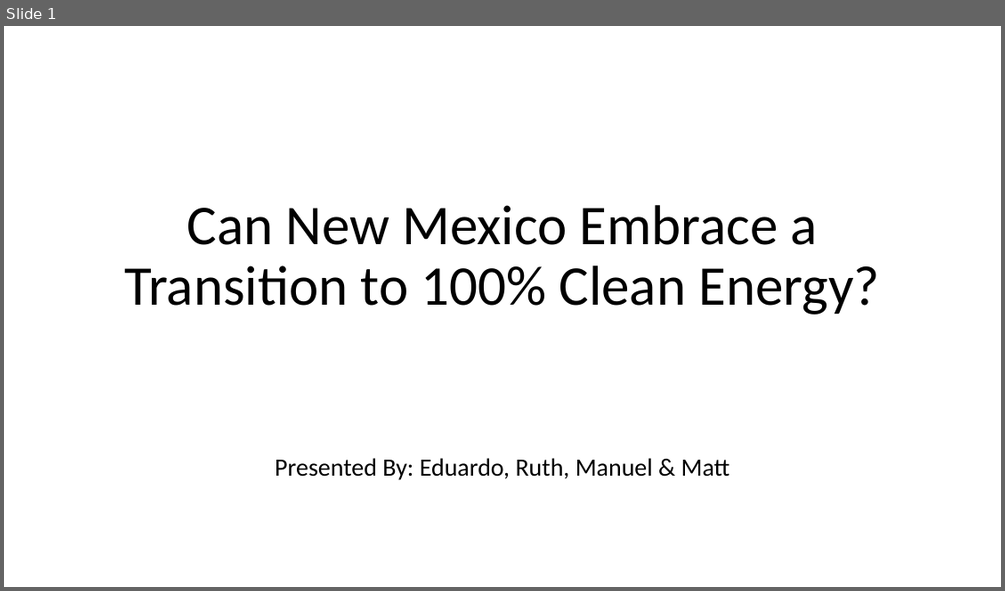
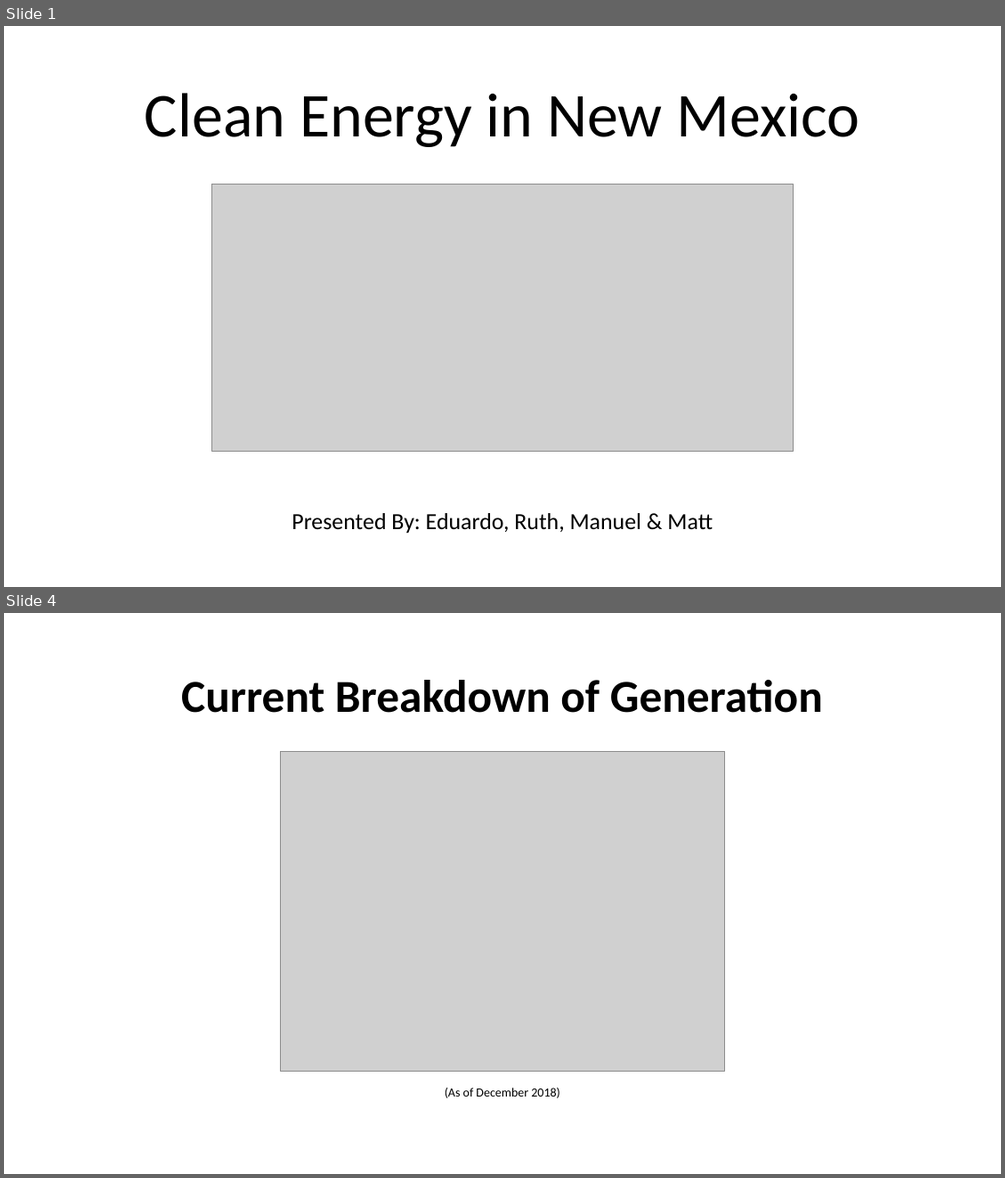
Before and after one commit to MTRaley52/Project_1, a slide deck: PowerPoint_Project1.pptx. Shown one above the other, each under a label of ours: slide 1 before the commit, slides 1 and 4 after it; the slides between them are not shown. The pictures are 1005x591 and 1005x1178 pixels, drawn with LibreOffice and Linux fonts; fonts in the diff are those of the drawing; grey boxes stand for pictures. Boxes give left, top, right and bottom in pixels: in the first picture for what was removed or moved away, otherwise in the second. Text is boxed around its words. In the diff, an @@ line names an element or a change of style, - is before the commit and + after.

```diff
--- a/PowerPoint_Project1.pptx
+++ b/PowerPoint_Project1.pptx
@@ slide 4 added at (4, 613, 1001, 1174), background #FFFFFF @@
@@ title added at (181, 680, 823, 713), 44 pt, text #000000, bold @@
+Current Breakdown of Generation
@@ picture added at (280, 751, 725, 1070) @@
@@ text added at (445, 1087, 560, 1098), 12 pt, text #000000 @@
+(As of December 2018)
@@ slide 1 changed as well @@
@@ title at (145, 93, 860, 147): text changed; size 54 to 60 pt @@
-Can New Mexico Embrace a Transition to 100% Clean Energy?
+Clean Energy in New Mexico
@@ picture added at (212, 184, 793, 451) @@
@@ subtitle "Presented By: Eduardo, Ruth, Manuel ...": place and size @@
-subtitle "Presented By: Eduardo, Ruth, Manuel ..." at (275, 458, 730, 480)
+subtitle "Presented By: Eduardo, Ruth, Manuel ..." at (291, 513, 712, 533)
@@ subtitle "Presented By: Eduardo, Ruth, Manuel ..." at (291, 513, 712, 533): size 24 to 22.2 pt @@
```
Also in this commit, not shown: 3 other slides added.
